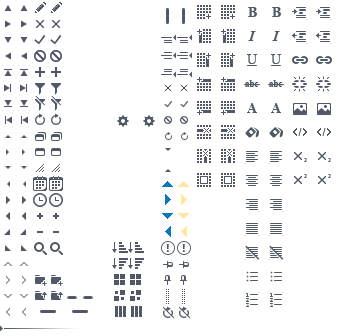
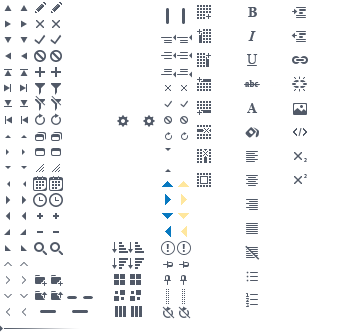
Revision of a layered 340 × 336 image; what changed, layer by layer:
pixels changed over [221,5,332,307] (layer not identified)
